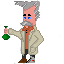
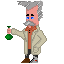
Revision of a layered 64 x 64 image; what changed, layer by layer:
removed layer "Layer 2" over left=2, top=22, right=47, bottom=56
painted on "Layer 1" over left=2, top=0, right=61, bottom=64
renamed "Background" to "Layer 0", hid it over left=2, top=0, right=61, bottom=64
